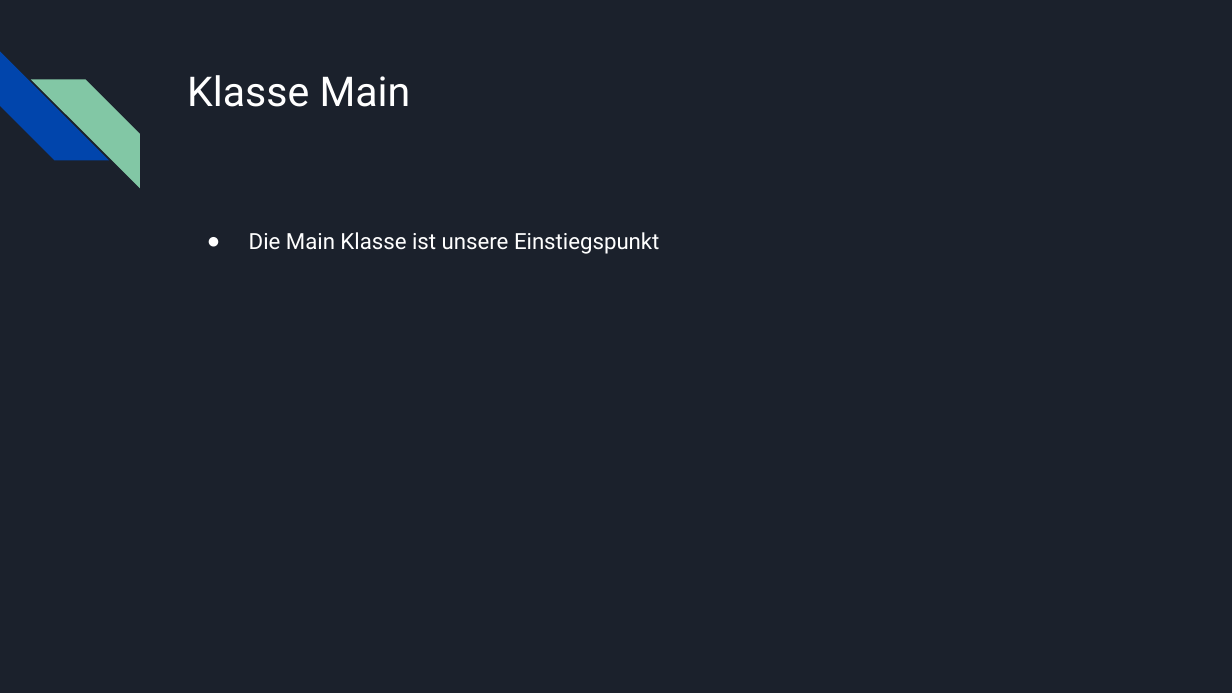
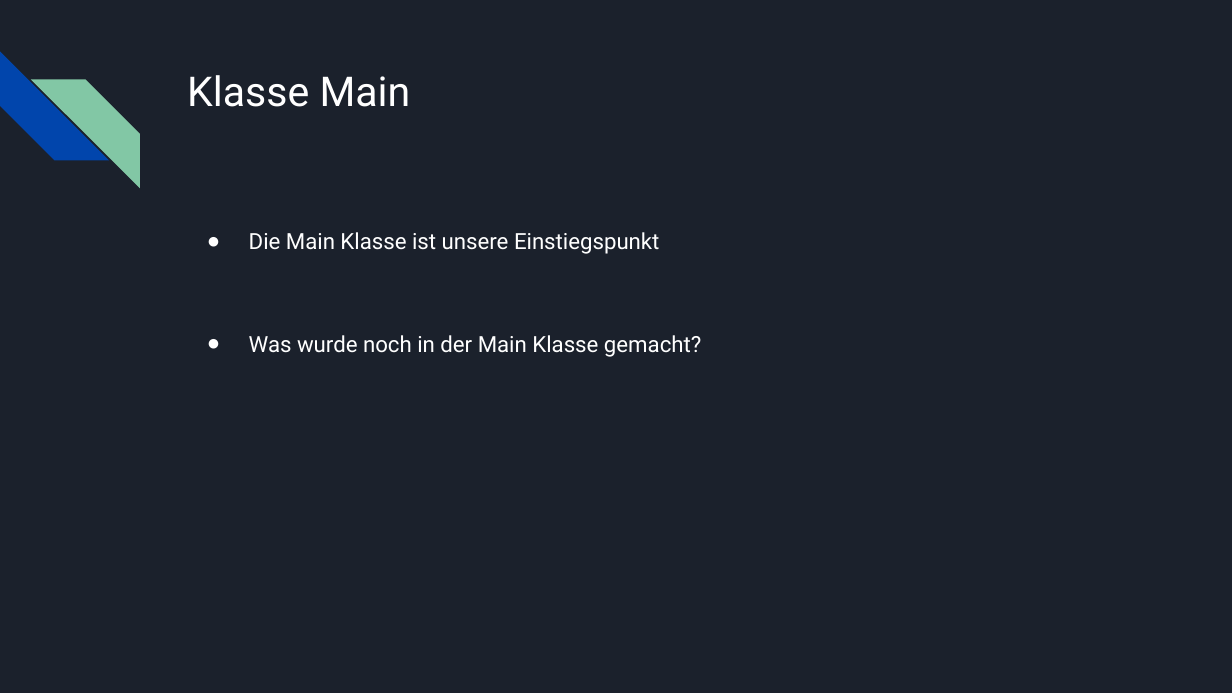
Before and after one commit to Andreas-FHE/NPCPlugin, a slide deck: slide 13 of documentation/AI4Kids_presentation1_NPC.pptx (slide 12 before the commit). Drawn at 1232x693 pixels with LibreOffice and Linux fonts; fonts in the diff are those of the drawing. Boxes give left, top, right and bottom in pixels: in the first picture for what was removed or moved away, otherwise in the second. Text is boxed around its words. In the diff, an @@ line names an element or a change of style, - is before the commit and + after.

```diff
--- a/documentation/AI4Kids_presentation1_NPC.pptx
+++ b/documentation/AI4Kids_presentation1_NPC.pptx
@@ text at (249, 335, 701, 357): paragraph added @@
+● Was wurde noch in der Main Klasse gemacht?
```
Also in this commit, not shown: 4 other slides changed, 3 slides added, 1 slide removed, 4 other files.
